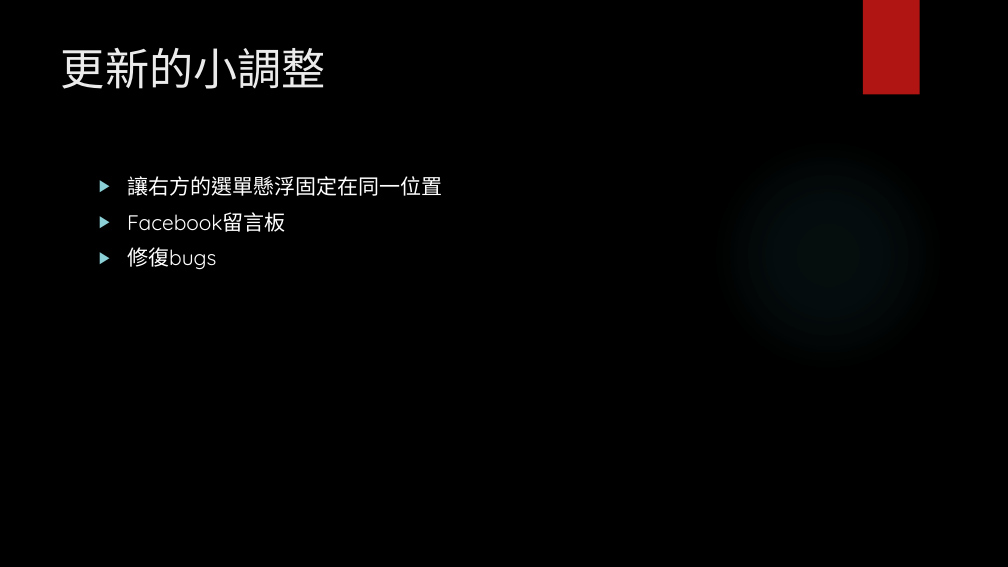
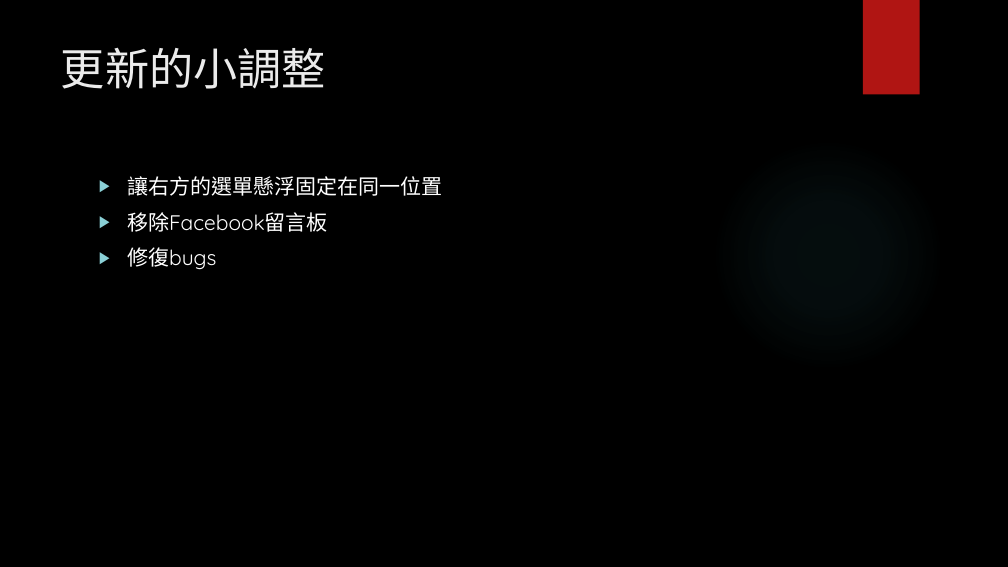
Before and after one commit to Yaoderrr/keelungfood, a slide deck: slide 7 of 報告.pptx. Drawn at 1008x567 pixels with LibreOffice and Linux fonts; fonts in the diff are those of the drawing; background and template pictures are left out. Boxes give left, top, right and bottom in pixels: in the first picture for what was removed or moved away, otherwise in the second. Text is boxed around its words. In the diff, an @@ line names an element or a change of style, - is before the commit and + after.

```diff
--- a/報告.pptx
+++ b/報告.pptx
@@ text at (127, 212, 328, 232): text changed @@
-▶ Facebook留言板
+▶ 移除Facebook留言板
```
Also in this commit, not shown: 1 other slide changed, 6 other files.
